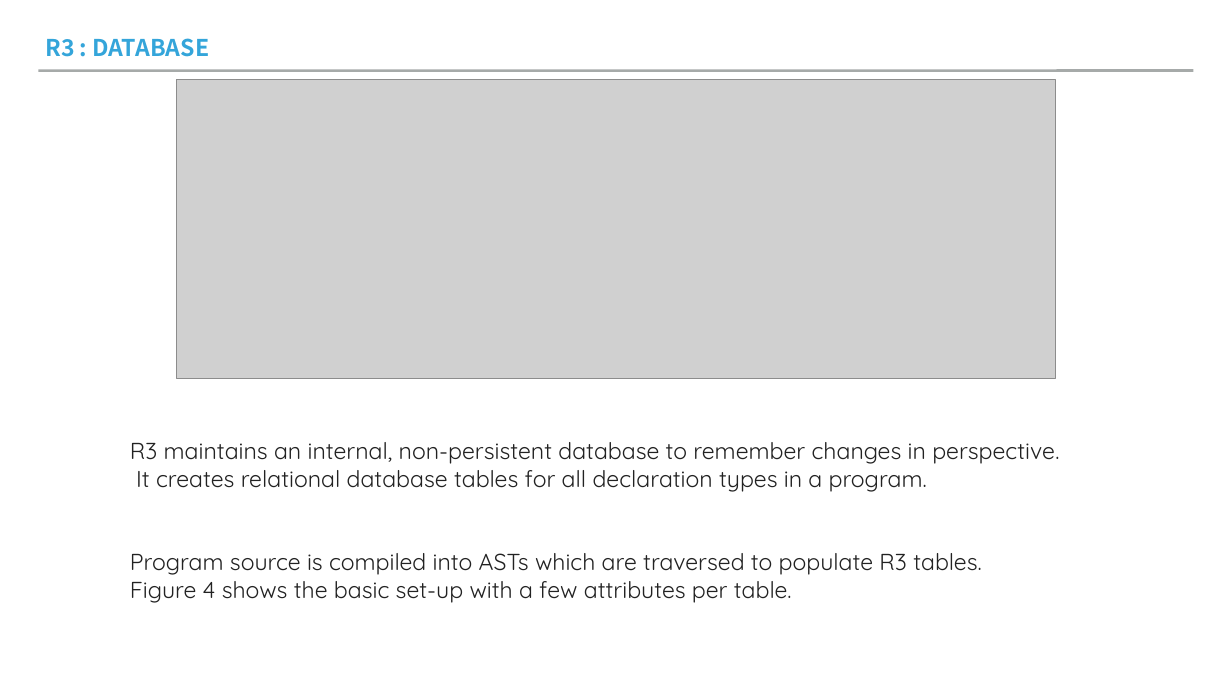
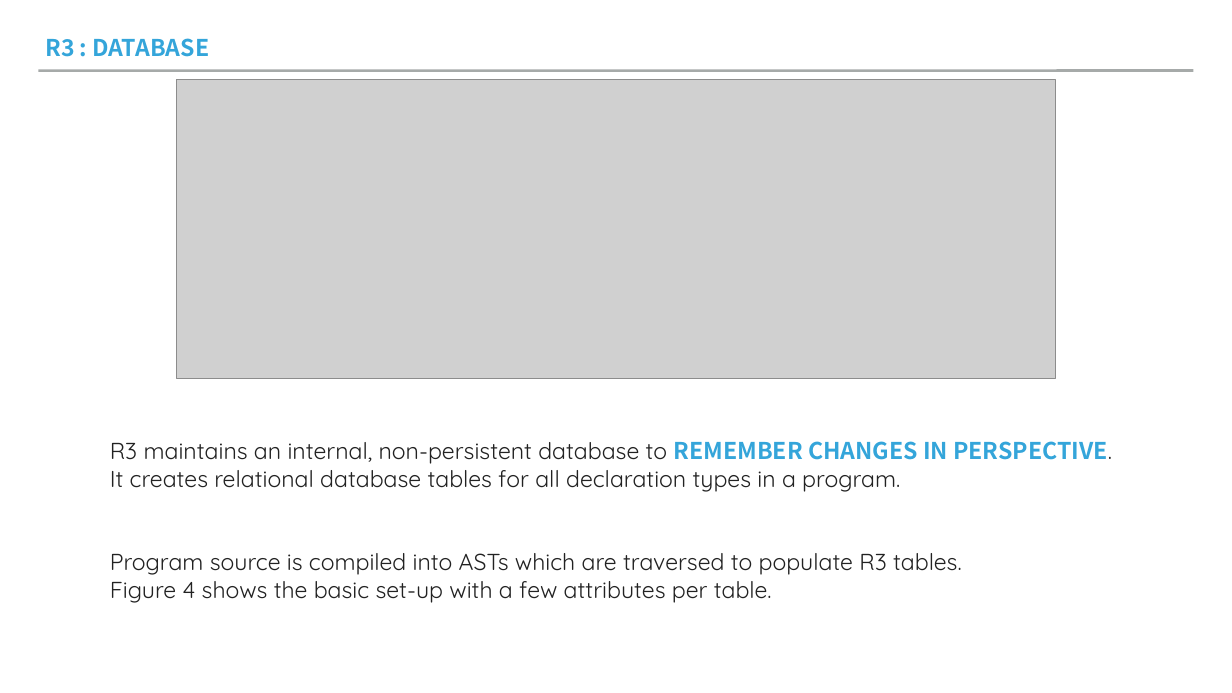
Before and after one commit to kevin-collins/1, a slide deck: slide 6 of 期末作业/面向对象.pptx. Drawn at 1232x693 pixels with LibreOffice and Linux fonts; fonts in the diff are those of the drawing; grey boxes stand for pictures. Boxes give left, top, right and bottom in pixels: in the first picture for what was removed or moved away, otherwise in the second. Text is boxed around its words. In the diff, an @@ line names an element or a change of style, - is before the commit and + after.

```diff
--- a/期末作业/面向对象.pptx
+++ b/期末作业/面向对象.pptx
@@ text "R3 maintains an internal, non-persistent ...": place and size @@
-text "R3 maintains an internal, non-persistent ..." at box(130, 442, 1059, 603)
+text "R3 maintains an internal, non-persistent ..." at box(110, 441, 1112, 603)
@@ text at box(110, 441, 1112, 464): text changed @@
-R3 maintains an internal, non-persistent database to remember changes in perspective.
+R3 maintains an internal, non-persistent database to REMEMBER CHANGES IN PERSPECTIVE.
```
Also in this commit, not shown: 7 other slides changed, 3 slides added, 2 slides removed, 41 other files.
